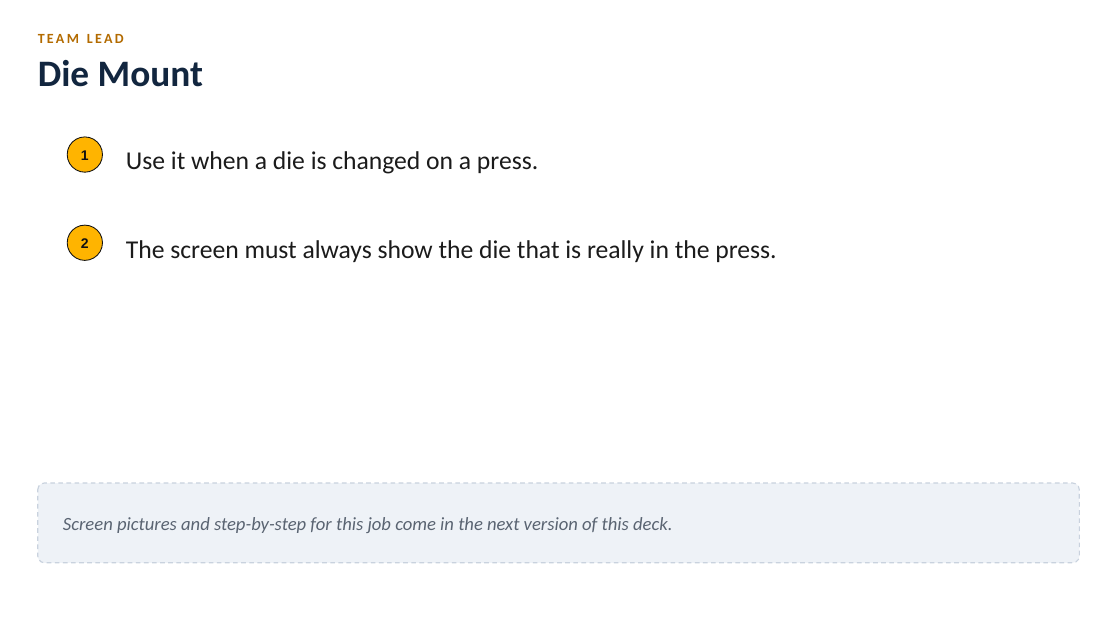
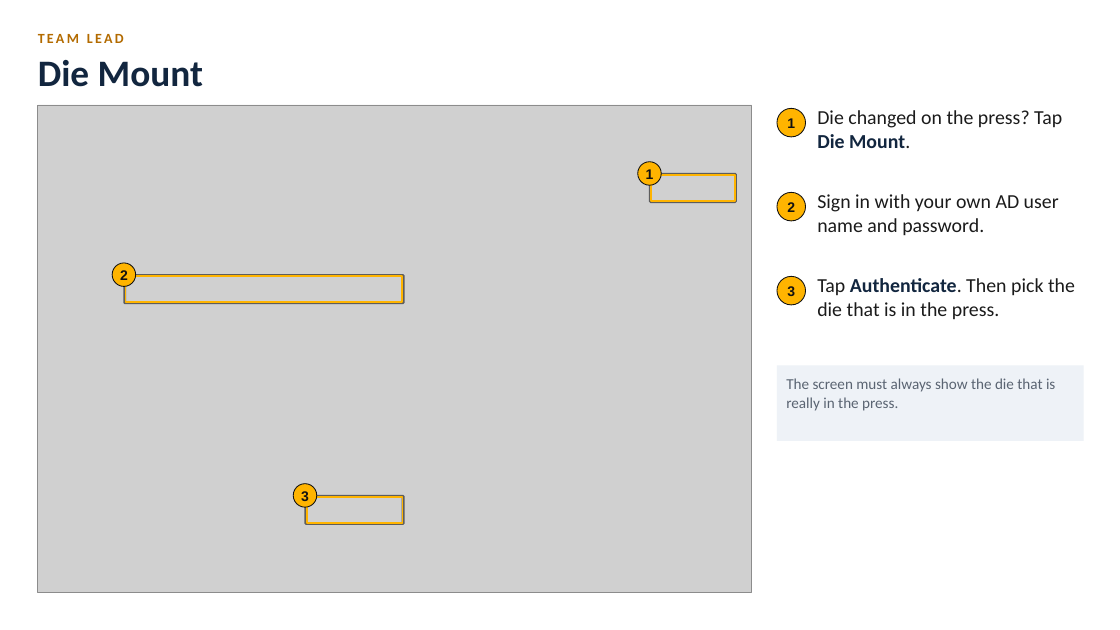
Before and after one commit to BR-Customers/MPP, a slide deck: slide 26 of docs/training/diecast/MPP_DieCast_Training.pptx. Drawn at 1120x630 pixels with LibreOffice and Linux fonts; fonts in the diff are those of the drawing; grey boxes stand for pictures. Boxes give left, top, right and bottom in pixels: in the first picture for what was removed or moved away, otherwise in the second. Text is boxed around its words. In the diff, an @@ line names an element or a change of style, - is before the commit and + after.

Commit message:
feat(training-deck): team lead slides -- Supervisor Access, Die Mount, Reset Terminal, production dashboard
The four placeholders become real slides from Dev captures: the
'Authorize: Supervisor access' and 'Authorize: Die Mount' AD sign-in boxes,
Reset Terminal (signs the operator out at once and brings up the PIN pad, no
confirmation), and the Die Cast Production dashboard with a real entry for
the current shift (7,000 good, submitted on Dev).

Not captured: the Die Mount screen behind the sign-in. The visible-Chrome
session never resolved to the DC1-T1 terminal, so it had no machines to pick.
Dashboard zones and the sign-in box targets were placed from the screenshots.

```diff
--- a/docs/training/diecast/MPP_DieCast_Training.pptx
+++ b/docs/training/diecast/MPP_DieCast_Training.pptx
@@ picture added at [38,105,752,592] @@
@@ ellipse: place and size @@
-ellipse at [67,137,103,172]
+ellipse at [777,108,806,137]
@@ text added at [787,118,795,128], 12 pt, text #111111, bold @@
+1
@@ text added at [817,110,1062,148], 17 pt, text #1B1B1B @@
+Die changed on the press? Tap Die Mount.
@@ text removed at [126,151,538,174] @@
-Use it when a die is changed on a press.
@@ ellipse: place and size @@
-ellipse at [67,225,103,260]
+ellipse at [638,162,661,186]
@@ text "1": place and size @@
-text "1" at [81,150,89,160]
+text "1" at [646,169,654,179]
@@ rectangle added at [650,175,735,202], outline #000000 2.5 pt @@
@@ rectangle added at [651,175,734,200], outline #FFB400 1.5 pt @@
@@ ellipse added at [777,192,806,221], fill #FFB400, outline #111111 0.75 pt @@
@@ text added at [787,202,795,212], 12 pt, text #111111, bold @@
+2
@@ text added at [817,194,1059,236], 17 pt, text #1B1B1B @@
+Sign in with your own AD user name and password.
@@ text "2": place and size @@
-text "2" at [81,238,89,248]
+text "2" at [120,270,128,280]
@@ ellipse added at [112,263,135,287], fill #FFB400, outline #111111 0.75 pt @@
@@ rectangle added at [125,276,403,303], outline #000000 2.5 pt @@
@@ rectangle added at [126,276,402,302], outline #FFB400 1.5 pt @@
@@ ellipse added at [777,276,806,305], fill #FFB400, outline #111111 0.75 pt @@
@@ text added at [787,286,795,296], 12 pt, text #111111, bold @@
+3
@@ text added at [817,278,1075,319], 17 pt, text #1B1B1B @@
+Tap Authenticate. Then pick the die that is in the press.
@@ rectangle "The screen must always show ...": place and size @@
-rectangle "The screen must always show ..." at [126,240,776,262]
+rectangle "The screen must always show ..." at [777,365,1084,441]
@@ rectangle "The screen must always show ..." at [777,365,1084,441]: size 22 to 13 pt, text colour #1B1B1B to #5A6472; vertical alignment middle to top; fill none to #EEF2F7 @@
@@ rounded rectangle removed at [38,483,1080,563] @@
@@ ellipse added at [293,484,317,507], fill #FFB400, outline #111111 0.75 pt @@
@@ text added at [301,491,309,501], 12 pt, text #111111, bold @@
+3
@@ rectangle added at [306,497,403,524], outline #000000 2.5 pt @@
@@ rectangle added at [307,497,402,523], outline #FFB400 1.5 pt @@
@@ text removed at [63,517,672,533] @@
-Screen pictures and step-by-step for this job come in the next version of this deck.
```
Also in this commit, not shown: 1 other slide changed, 2 slides added, 2 slides removed, 11 other files.
